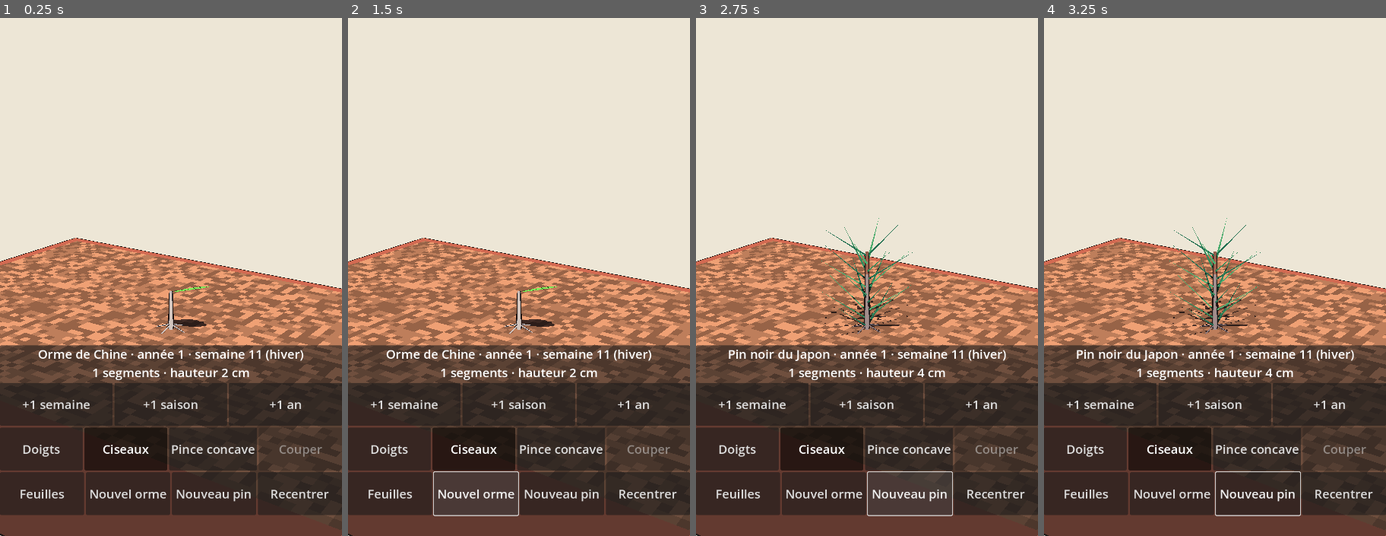
Above: before the commit, frames 1-4 (left to right).
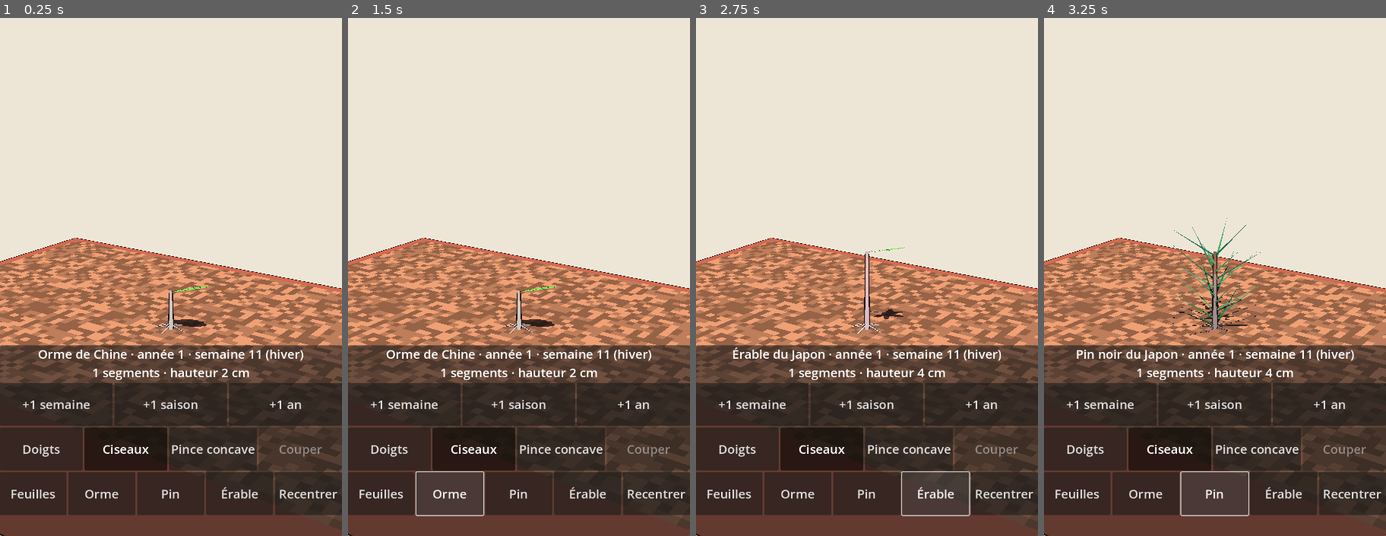
Above: after the commit, the same moments.

Repository: Ankool29/bonzai
Game: Godot game, scene res://scenes/main.tscn
The game is run twice, just before and just after one commit, with the same random seed, the same clock (stepped at 60 frames per second) and the same inputs.
Inputs (mouse positions are in pixels of both pictures, inside the frame that each line leads up to):
- Up to frame 1 (0.25 s): no input
- Up to frame 2 (1.5 s): click (474, 494) at 0.5 s, where only the run before the commit has a clickable "Nouvel orme"; click (450, 494) at 1.25 s, where only the run after the commit has a clickable "Orme"
- Up to frame 3 (2.75 s): click (911, 494) at 2 s, where only the run before the commit has a clickable "Nouveau pin"
- Up to frame 4 (3.25 s): click (1215, 494) at 2.75 s, where only the run after the commit has a clickable "Pin"

The runs differ from the first frame. In frame 1, 1.0% of the frame differs, in the area x 3-99%, y 87-96%; in frame 2, 1.1%; in frame 3, 2.7%, in the area x 3-99%, y 38-97%; in frame 4, 1.2%.

Commit message:
Étape 13 : érable du Japon (paires opposées décussées, fourches, feuille palmée)
Co-Authored-By: Claude Opus 5.5 <noreply@anthropic.com>
Claude-Session: https://claude.ai/code/session_01MAppfJEzF7Td7hJP7q14tM

Diff:
--- a/scripts/main.gd
+++ b/scripts/main.gd
@@ -116,6 +116,8 @@
 func _set_species(species: Dictionary) -> void:
 	sim.reset(randi(), species)
 	wood_mi.material_override = TreeMesh.bark_material(sim)
+	var lm := leaves_mi.material_override as ShaderMaterial
+	lm.set_shader_parameter("autumn_color", sim.autumn_color)
 
 
 func _build_ui() -> void:
@@ -162,8 +164,9 @@
 	var row3 := HBoxContainer.new()
 	box.add_child(row3)
 	_button(row3, "Feuilles", _toggle_leaves)
-	_button(row3, "Nouvel orme", func(): _new_tree(Species.ELM))
-	_button(row3, "Nouveau pin", func(): _new_tree(Species.PINE))
+	_button(row3, "Orme", func(): _new_tree(Species.ELM))
+	_button(row3, "Pin", func(): _new_tree(Species.PINE))
+	_button(row3, "Érable", func(): _new_tree(Species.MAPLE))
 	_button(row3, "Recentrer", _recenter)
 	# Chargement : une feuille qui tourne au milieu de l'écran pendant le calcul de la période.
 	loader = Polygon2D.new()
--- a/scripts/species.gd
+++ b/scripts/species.gd
@@ -30,6 +30,11 @@
 	"capacity": 3000,
 	"max_sprouts": 4,
 	"flushes": {14: 1.0, 22: 0.7, 30: 0.4},  # printemps, début et fin d'été, de plus en plus faibles
+	"leaf_shape": 0,
+	"young_color": Color(0.55, 0.47, 0.38),
+	"autumn_color": Color(0.82, 0.6, 0.2),
+	"opposite": false,
+	"fork": false,
 	"whorl": 0,          # bourgeon latéral à chaque nœud
 	"leaf_years": 0,     # caduc
 }
@@ -63,6 +68,49 @@
 	"spur_len": 0.8,
 	"leaf_area": 1.0,
 	"sympodial": false,
+	"leaf_shape": 0,
+	"young_color": Color(0.55, 0.47, 0.38),
+	"autumn_color": Color(0.82, 0.6, 0.2),
+	"opposite": false,
+	"fork": false,
 	"whorl": 4,
 	"leaf_years": 3,
 }
+
+
+const MAPLE := {
+	"name": "Érable du Japon",
+	# Doc (étape 13) : Virginia Tech Dendrology, UConn Plant Database, NC State Extension, Utah State Extension,
+	# bonsai4me, Bonsai Tonight (pinçage, entre-nœuds, effeuillage), forums UBC et Houzz (paires alternées).
+	# Feuilles et bourgeons opposés, paires tournées d'un quart de tour ; pas de vrai bourgeon terminal :
+	# fourche au bout des rameaux ; pousse de printemps : une paire serrée puis de longs entre-nœuds ;
+	# limbe palmé de 5 à 7 lobes dentés, long pétiole ; jeunes rameaux verts à rouges, écorce lisse gris clair.
+	"bark_colors": [Color(0.58, 0.58, 0.55), Color(0.62, 0.62, 0.58), Color(0.55, 0.56, 0.5), Color(0.42, 0.42, 0.4)],
+	"foliage_size": 0.035,
+	"leaf_shape": 1,
+	"young_color": Color(0.6, 0.25, 0.2),
+	"autumn_color": Color(0.85, 0.2, 0.1),
+	"internode": 0.02,
+	"alpha": 1.6,
+	"apical": 0.6,         # forte dominance en haut de l'arbre
+	"max_per_flush": 4,    # paires de feuilles
+	"preformed": 0,
+	"spur_len": 0.4,
+	"leaf_area": 0.5,      # deux bourgeons par nœud
+	"sympodial": false,
+	"opposite": true,
+	"fork": true,
+	"branch_angle": deg_to_rad(50.0),
+	"phyllotaxy": deg_to_rad(90.0),  # opposées décussées
+	"w_light": 0.35,
+	"w_up": 0.15,
+	"jitter": 0.06,
+	"shed_ratio": 0.04,
+	"bud_life": 52 * 4,
+	"backbud_chance": 0.5,
+	"capacity": 3000,
+	"max_sprouts": 2,
+	"flushes": {14: 1.0, 24: 0.5},
+	"whorl": 0,
+	"leaf_years": 0,
+}
--- a/scripts/tree_mesh.gd
+++ b/scripts/tree_mesh.gd
@@ -75,6 +75,7 @@
 	var mat := toon(1 if s.leaf_years == 0 else 2, Color.WHITE, true, 1)
 	for k in 4:
 		mat.set_shader_parameter(["tone1", "tone2", "tone3", "fissure"][k], s.bark_colors[k])
+	mat.set_shader_parameter("young_color", s.young_color)
 	return mat
 
 
@@ -393,6 +394,9 @@
 		col *= Color(0.35, 0.62, 0.22) if h < 0.5 else Color(0.28, 0.55, 0.2)
 	var ink := Color(0.08, 0.14, 0.06)
 	var vein := col.darkened(0.25)
+	if sim.leaf_shape == 1:
+		_palmate(s.end, dir, side, nrm, l, 5 if h < 0.6 else 7, col, ink, vein)
+		return
 	# contour : côté droit de la base à la pointe, puis côté gauche (plus étroit) de la pointe à la base
 	var cont: Array[Vector3] = [b0]
 	for k in range(1, LEAF_PTS + 1):
@@ -417,6 +421,44 @@
 		var m0 := b0 + dir * l * x
 		_line(m0, b0 + dir * l * x2 + side * _leaf_w(x2) * wmax * 0.85, 0.00012, nrm, vein)
 		_line(m0, b0 + dir * l * x2 - side * _leaf_w(x2) * wmax * 0.72, 0.00012, nrm, vein)
+
+
+## Feuille d'érable : long pétiole, limbe palmé de 5 ou 7 lobes lancéolés dentés, sinus profonds,
+## une nervure par lobe. Contour en étoile autour de la base du limbe, rempli en éventail.
+func _palmate(node: Vector3, dir: Vector3, side: Vector3, nrm: Vector3, l: float, lobes: int, col: Color, ink: Color, vein: Color) -> void:
+	var r := l * 0.32                      # rayon du limbe
+	var b0 := node + dir * l * 0.36        # base du limbe, au bout du pétiole
+	var spread := deg_to_rad(105.0)        # angle du lobe le plus latéral
+	var gap := spread * 2.0 / (lobes - 1)  # angle entre deux lobes
+	var pt := func(ang: float, rad: float) -> Vector3: return b0 + (dir * cos(ang) + side * sin(ang)) * rad
+	var cont: Array[Vector3] = []
+	cont.append(pt.call(-spread - gap * 0.5, r * 0.12))
+	var tips: Array[Vector3] = []
+	for i in lobes:
+		var a := -spread + gap * i
+		var len_i := r * (1.0 - 0.3 * absf(a) / spread)  # lobes latéraux plus courts
+		# bord gauche de la base vers la pointe, puis bord droit vers le sinus suivant ; dents une fois sur deux
+		for k in 7:
+			var t := k / 6.0
+			cont.append(pt.call(a - gap * 0.42 * pow(1.0 - t, 0.7), lerpf(r * 0.38, len_i, t) * (1.0 + 0.05 * (k % 2))))
+		tips.append(pt.call(a, len_i))
+		for k in range(5, -1, -1):
+			var t := k / 6.0
+			cont.append(pt.call(a + gap * 0.42 * pow(1.0 - t, 0.7), lerpf(r * 0.38, len_i, t) * (1.0 + 0.05 * (k % 2))))
+		if i < lobes - 1:
+			cont.append(pt.call(a + gap * 0.5, r * 0.32))  # fond du sinus
+	cont.append(pt.call(spread + gap * 0.5, r * 0.12))
+	for k in cont.size():
+		var p0 := cont[k]
+		var p1 := cont[(k + 1) % cont.size()]
+		_tri(b0, p0, p1, nrm, col)
+		var o0 := p0 + (p0 - b0).normalized() * 0.00035
+		var o1 := p1 + (p1 - b0).normalized() * 0.00035
+		_tri(p0, o0, o1, nrm, ink)
+		_tri(p0, o1, p1, nrm, ink)
+	_line(node, b0, 0.0003, nrm, ink)
+	for t in tips:
+		_line(b0, b0 + (t - b0) * 0.9, 0.00012, nrm, vein)
 
 
 ## Point du bord de la feuille : x de 0 (base) à 1 (pointe), bord légèrement denté.
--- a/scripts/tree_sim.gd
+++ b/scripts/tree_sim.gd
@@ -49,6 +49,9 @@
 var name := "Orme de Chine"
 var bark_colors := [Color(0.55, 0.52, 0.47), Color(0.63, 0.6, 0.55), Color(0.62, 0.45, 0.32), Color(0.33, 0.28, 0.24)]
 var foliage_size := 0.02     # longueur d'une feuille avec son pétiole (m)
+var leaf_shape := 0           # 0 : feuille simple (orme), 1 : palmée (érable)
+var young_color := Color(0.55, 0.47, 0.38)  # rameau de l'année
+var autumn_color := Color(0.82, 0.6, 0.2)
 var internode := 0.018
 var alpha := 1.6              # vigueur totale = alpha × lumière captée
 var apical := 0.53            # part de vigueur donnée à l'axe principal (λ)
@@ -57,6 +60,8 @@
 var spur_len := 0.8           # longueur relative des entre-nœuds d'un rameau court
 var leaf_area := 1.0          # surface de feuille par nœud (ombre portée, cerne, seuil de dépérissement)
 var sympodial := false        # le bourgeon terminal avorte en hiver : croissance en zigzag
+var opposite := false         # bourgeons par paires opposées (érable) ; phyllotaxy = rotation d'une paire à l'autre
+var fork := false             # le bout du rameau avorte en hiver : repart des deux bourgeons de la dernière paire
 var branch_angle := deg_to_rad(45.0)
 var phyllotaxy := deg_to_rad(180.0)  # alterne distique
 var w_dir := 1.0
@@ -240,6 +245,8 @@
 	for s in segs:
 		s.release = 1.0
 		s.forced = false
+		if fork and s.term_bud and s.lat_bud and not s.dry:
+			s.term_bud = false
 		if sympodial and s.term_bud and s.lat_bud and not s.dry:
 			s.lat_bud = false
 			s.relay = true
@@ -414,6 +421,8 @@
 		s.start = p
 		s.leaf_k = float(k + 1) / n
 		var profile := 1.0 if spur else 0.85 + 0.35 * sin(PI * (k + 0.5) / n)
+		if opposite and not spur:
+			profile = 0.35 if k == 0 else 0.8 + 0.5 * float(k) / n  # première paire serrée, puis de plus en plus long
 		s.end = p + d * internode * len_v * profile * rng.randf_range(0.8, 1.2)
 		s.radius = tip_radius
 		s.grow_time = GROW_WEEKS / n
@@ -433,6 +442,23 @@
 			s.needle = 0.0 if k < n / 3 else needle_len  # base de la chandelle nue (écailles)
 		prev = idx
 		p = s.end
+		if opposite:
+			# second bourgeon de la paire : entre-nœud quasi nul, bourgeon du côté opposé
+			var t := Seg.new()
+			t.parent = prev
+			t.start = p
+			t.end = p + d * internode * 0.02
+			t.radius = tip_radius
+			t.grow_time = s.grow_time
+			t.born = s.born
+			t.leaf_k = s.leaf_k
+			t.phase = s.phase + PI
+			_set_lateral(t, d)
+			t.lat_q = s.lat_q * rng.randf_range(0.8, 1.2)
+			segs.append(t)
+			segs[prev].main_child = segs.size() - 1
+			prev = segs.size() - 1
+			p = t.end
 	if whorl > 0 and not spur:
 		# couronne : 2 ou 3 bourgeons sur une pousse moyenne, jusqu'à whorl + 1 sur une forte
 		var nw := clampi(int(1.5 * v + rng.randf()), 0, whorl)
Not shown, changed: CLAUDE.md
Not shown, changed: docs/A_CORRIGER.md
Not shown, added: docs/ETAPE13.md
